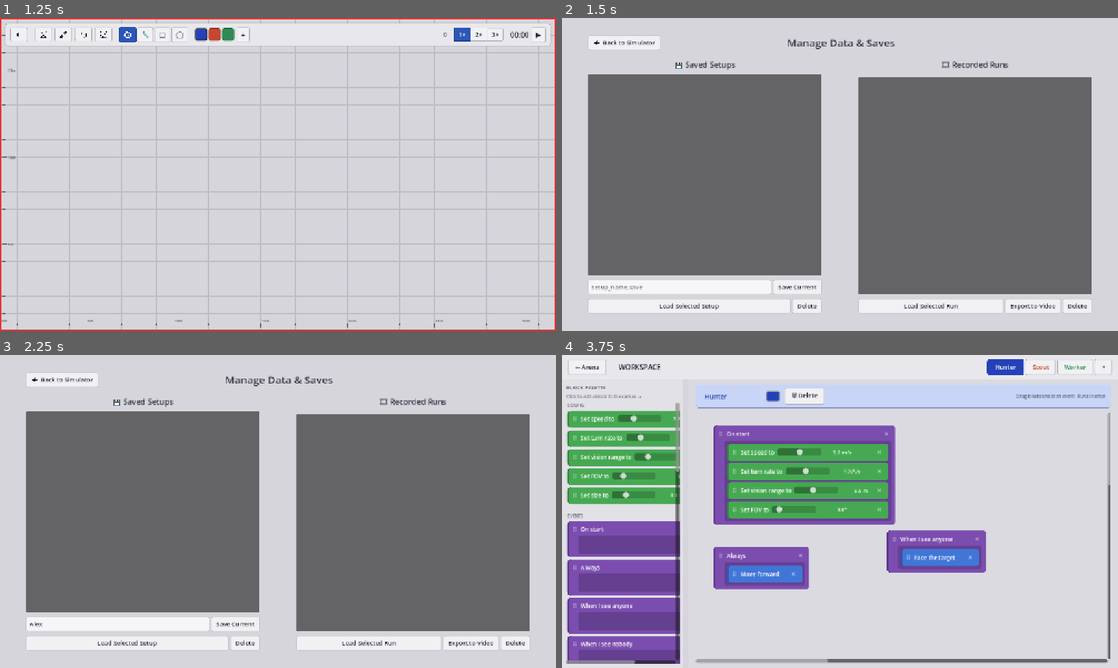
Above: before the commit, frames 1-4 (two rows, left to right).
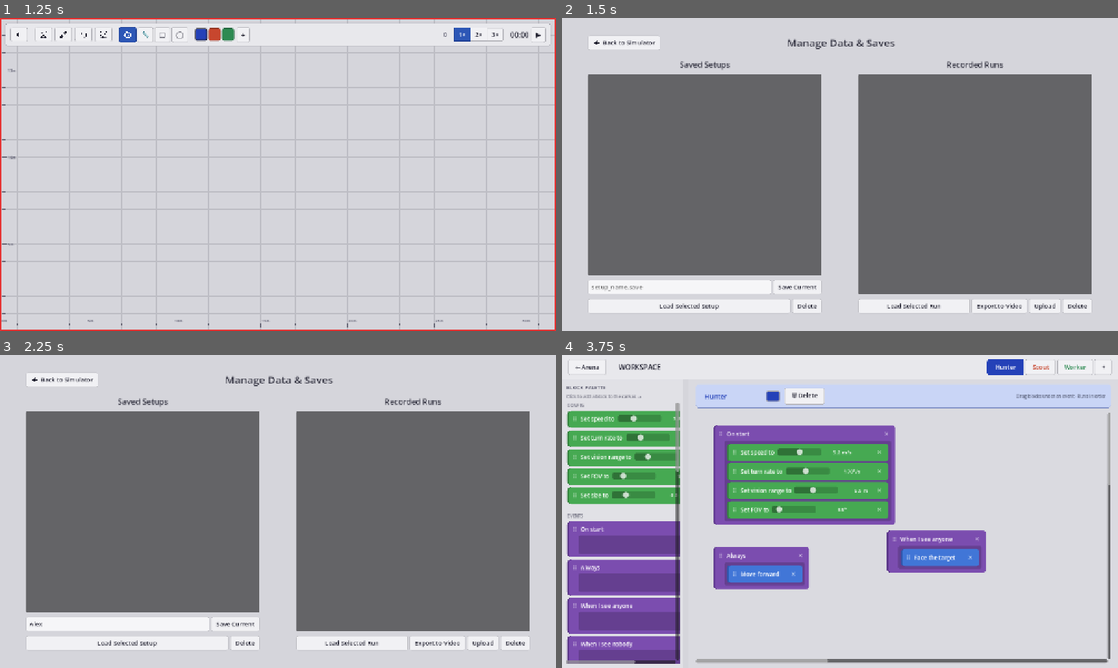
Above: after the commit, the same moments.

Repository: GMU-ASRC/astro-swarm
Game: Godot game, scene res://levels/HomeScene.tscn
The game is run twice, just before and just after one commit, with the same random seed, the same clock (stepped at 60 frames per second) and the same inputs.
Inputs (mouse positions are in pixels of both pictures, inside the frame that each line leads up to):
- Up to frame 1 (1.25 s): click "Simulator" at 0.5 s
- Up to frame 2 (1.5 s): click (606, 33) at 1.25 s
- Up to frame 3 (2.25 s): click (116, 624) at 2.02 s; type "Alex" at 2.1 s
- Up to frame 4 (3.75 s): click "Back to Simulator" at 2.75 s; click (623, 370) at 3.5 s

Frame 1 is identical in both runs. In frame 2, 1.0% of the frame differs, in the area x 20-96%, y 13-95%; in frame 3, 1.0%; in frame 4, nothing differs.

Commit message:
Added run upload, version check, and obstacle removal

Diff:
--- /dev/null
+++ b/autoloads/RunUploader.gd
@@ -0,0 +1,61 @@
+extends Node
+
+signal upload_finished(success: bool, message: String)
+
+const URL := "https://astroswarm.autonomousrobotics.club/api/runs"
+const API_KEY := "damage-option-ozone"
+
+func _emit_deferred(success: bool, message: String):
+	upload_finished.emit.call_deferred(success, message)
+
+func upload(run_path: String, video_path: String, setup: Dictionary):
+	var run_bytes := FileAccess.get_file_as_bytes(run_path)
+	if run_bytes.is_empty():
+		_emit_deferred(false, "Run file missing")
+		return
+	var config_bytes := _make_config_bytes(setup)
+	var video_bytes := FileAccess.get_file_as_bytes(video_path)
+	var boundary := "AstroSwarmBoundary%d" % Time.get_ticks_msec()
+
+	var body := PackedByteArray()
+	body.append_array(_file_part(boundary, "run", run_path.get_file(), "application/octet-stream", run_bytes))
+	body.append_array(_file_part(boundary, "config", "run.cfg", "text/plain", config_bytes))
+	if not video_bytes.is_empty():
+		body.append_array(_file_part(boundary, "video", video_path.get_file(), "video/mp4", video_bytes))
+	body.append_array(("--%s--\r\n" % boundary).to_utf8_buffer())
+
+	var req := HTTPRequest.new()
+	req.timeout = 60.0
+	add_child(req)
+	req.request_completed.connect(func(_result, code, _headers, _response):
+		req.queue_free()
+		upload_finished.emit(code >= 200 and code < 300, "HTTP %d" % code)
+	)
+	var headers := [
+		"X-API-Key: " + API_KEY,
+		"Content-Type: multipart/form-data; boundary=" + boundary,
+	]
+	if req.request_raw(URL, headers, HTTPClient.METHOD_POST, body) != OK:
+		req.queue_free()
+		_emit_deferred(false, "Request failed to start")
+
+func _file_part(boundary: String, field: String, filename: String, mime: String, data: PackedByteArray) -> PackedByteArray:
+	var header := "--%s\r\nContent-Disposition: form-data; name=\"%s\"; filename=\"%s\"\r\nContent-Type: %s\r\n\r\n" % [boundary, field, filename, mime]
+	var part := header.to_utf8_buffer()
+	part.append_array(data)
+	part.append_array("\r\n".to_utf8_buffer())
+	return part
+
+func _make_config_bytes(setup: Dictionary) -> PackedByteArray:
+	var config := ConfigFile.new()
+	config.set_value("run", "created", Time.get_datetime_string_from_system())
+	config.set_value("run", "species", setup.get("robot_types", []).size())
+	config.set_value("run", "placements", setup.get("placements", []).size())
+	var settings: Dictionary = setup.get("settings", {})
+	for key in settings.keys():
+		config.set_value("settings", key, settings[key])
+	var tmp_path := "user://upload_temp.cfg"
+	config.save(tmp_path)
+	var bytes := FileAccess.get_file_as_bytes(tmp_path)
+	DirAccess.remove_absolute(tmp_path)
+	return bytes
--- a/levels/Arena.gd
+++ b/levels/Arena.gd
@@ -52,7 +52,10 @@
 	top_bar.request_clear.connect(_clear_arena)
 	top_bar.request_stop.connect(_stop_arena)
 	$RadialMenu.action_selected.connect(_on_radial_action)
-	$RadialMenu.menu_closed.connect(func(): _selected_robot = null)
+	$RadialMenu.menu_closed.connect(func():
+		_selected_robot = null
+		_selected_obstacle = -1
+	)
 	get_viewport().size_changed.connect(_on_viewport_resized)
 	SimulationManager.settings_changed.connect(_on_settings_changed)
 	SimulationManager.obstacles_changed.connect(_on_obstacles_changed)
@@ -75,8 +78,8 @@
 
 func _reconcile_controls():
 	var controller_mode: bool = SimulationManager.settings.get("controller_mode", false)
-	var multiplayer: bool = SimulationManager.settings.get("multiplayer", false)
-	var max_slots: int = (2 if multiplayer else 1) if controller_mode else 1
+	var is_multiplayer: bool = SimulationManager.settings.get("multiplayer", false)
+	var max_slots: int = (2 if is_multiplayer else 1) if controller_mode else 1
 	var to_release: Array = []
 	for r in _controlled_robots:
 		if controller_mode and r.controller_index < 0:
@@ -218,6 +221,7 @@
 	right.position = Vector2(s.x + t / 2.0, s.y / 2.0)
 
 var _selected_robot: Node2D = null
+var _selected_obstacle: int = -1
 var _controlled_robot: Node2D = null
 var _controlled_robots: Array = []
 
@@ -245,6 +249,10 @@
 	body.collision_layer = 1
 	body.collision_mask = 1
 	body.add_to_group("obstacles")
+	body.input_pickable = true
+	var ob_id: int = ob.get("id", -1)
+	body.set_meta("ob_id", ob_id)
+	body.input_event.connect(func(_viewport, event, _shape_idx): _on_obstacle_input(event, ob_id))
 	var shape_node := CollisionShape2D.new()
 	if ob.get("type", "") == "wall":
 		var sh := RectangleShape2D.new()
@@ -257,6 +265,16 @@
 	body.add_child(shape_node)
 	body.position = ob.get("position", Vector2.ZERO)
 	obstacles_root.add_child(body)
+
+func _on_obstacle_input(event: InputEvent, ob_id: int):
+	if event is InputEventMouseButton and event.button_index == MOUSE_BUTTON_RIGHT and event.pressed:
+		if SimulationManager.has_started and not get_tree().paused:
+			return
+		_selected_robot = null
+		_selected_obstacle = ob_id
+		var actions: Array = [{"id": "remove_obstacle", "label": "Remove", "color": Color(0.8, 0.25, 0.25, 1.0)}]
+		$RadialMenu.open(get_viewport().get_mouse_position(), actions, "Obstacle")
+		get_viewport().set_input_as_handled()
 
 func _unhandled_input(event):
 	if event.is_action_pressed("release_control") and _controlled_robot != null:
@@ -410,8 +428,8 @@
 		else:
 			var take_label: String = "Take Over"
 			var controller_mode: bool = SimulationManager.settings.get("controller_mode", false)
-			var multiplayer: bool = SimulationManager.settings.get("multiplayer", false)
-			var max_slots: int = (2 if multiplayer else 1) if controller_mode else 1
+			var is_multiplayer: bool = SimulationManager.settings.get("multiplayer", false)
+			var max_slots: int = (2 if is_multiplayer else 1) if controller_mode else 1
 			if controller_mode and _controlled_robots.size() < max_slots:
 				var preview_slot: int = _next_free_controller_slot(max_slots)
 				if preview_slot >= 0:
@@ -439,6 +457,11 @@
 	return "%s\n(%.1fm, %.1fm)" % [robot.robot_name, meters.x, meters.y]
 
 func _on_radial_action(action_id: String):
+	if action_id == "remove_obstacle":
+		if _selected_obstacle >= 0:
+			SimulationManager.remove_obstacle(_selected_obstacle)
+			_selected_obstacle = -1
+		return
 	if _selected_robot == null:
 		return
 	match action_id:
@@ -466,8 +489,8 @@
 	if _controlled_robots.has(robot):
 		return
 	var controller_mode: bool = SimulationManager.settings.get("controller_mode", false)
-	var multiplayer: bool = SimulationManager.settings.get("multiplayer", false)
-	var max_slots: int = (2 if multiplayer else 1) if controller_mode else 1
+	var is_multiplayer: bool = SimulationManager.settings.get("multiplayer", false)
+	var max_slots: int = (2 if is_multiplayer else 1) if controller_mode else 1
 
 	if not controller_mode:
 		_release_all_controlled()
@@ -639,7 +662,19 @@
 	if exit_code == 0:
 		for fname in DirAccess.get_files_at(_EXPORT_FRAMES_DIR):
 			DirAccess.remove_absolute(_EXPORT_FRAMES_DIR + "/" + fname)
-		overlay.show_success(out_path)
+		if SimulationManager.pending_upload:
+			overlay.set_status("Uploading to website…")
+			await get_tree().process_frame
+			RunUploader.upload(SimulationManager.pending_upload_run, out_path, SimulationManager.get_setup_data())
+			var result = await RunUploader.upload_finished
+			SimulationManager.pending_upload = false
+			SimulationManager.pending_upload_run = ""
+			if result[0]:
+				overlay.show_success(out_path)
+			else:
+				overlay.show_error("Upload failed (%s). Video saved at:" % result[1], out_path)
+		else:
+			overlay.show_success(out_path)
 	else:
 		var pngs_path := ProjectSettings.globalize_path(_EXPORT_FRAMES_DIR)
 		var msg := "ffmpeg was not found or failed (exit %d). Install ffmpeg, or use the captured PNG frames left at:" % exit_code
@@ -653,6 +688,8 @@
 	SimulationManager.is_replaying = false
 	SimulationManager.replay_time = 0.0
 	SimulationManager.current_replay = []
+	SimulationManager.pending_upload = false
+	SimulationManager.pending_upload_run = ""
 	get_tree().change_scene_to_file("res://levels/SaveManagerScene.tscn")
 
 func _resolve_ffmpeg() -> String:
--- a/levels/HomeScene.gd
+++ b/levels/HomeScene.gd
@@ -1,6 +1,8 @@
 extends Control
 
 const VERSION := "v0.0.3-alpha"
+const VERSION_URL := "https://astroswarm.autonomousrobotics.club/api/version"
+const API_KEY := "damage-option-ozone"
 
 func _ready():
 	get_tree().paused = false
@@ -9,6 +11,46 @@
 	$VBox/ButtonBox/SettingsButton.pressed.connect(_on_settings)
 	$VBox/ButtonBox/QuitButton.pressed.connect(_on_quit)
 	$VersionLabel.text = VERSION
+	_check_for_update()
+
+func _check_for_update():
+	var req := HTTPRequest.new()
+	req.timeout = 8.0
+	add_child(req)
+	req.request_completed.connect(_on_version_response.bind(req))
+	if req.request(VERSION_URL, ["X-API-Key: " + API_KEY], HTTPClient.METHOD_GET) != OK:
+		req.queue_free()
+
+func _on_version_response(_result, code, _headers, body, req):
+	req.queue_free()
+	if code != 200:
+		return
+	var data = JSON.parse_string(body.get_string_from_utf8())
+	if typeof(data) != TYPE_DICTIONARY:
+		return
+	var latest: String = str(data.get("tag_name", data.get("version", "")))
+	if latest != "" and _is_newer(latest, VERSION):
+		$UpdateBadge.text = "Update available: %s" % latest
+		$UpdateBadge.visible = true
+
+func _is_newer(latest: String, current: String) -> bool:
+	var a := _parse_version(latest)
+	var b := _parse_version(current)
+	for i in 3:
+		if a[i] != b[i]:
+			return a[i] > b[i]
+	return false
+
+func _parse_version(version: String) -> Array:
+	var s := version.strip_edges().to_lower()
+	if s.begins_with("v"):
+		s = s.substr(1)
+	s = s.split("-")[0]
+	var parts := s.split(".")
+	var nums := [0, 0, 0]
+	for i in mini(3, parts.size()):
+		nums[i] = int(parts[i])
+	return nums
 
 func _on_play():
 	get_tree().change_scene_to_file("res://levels/PlayerBaseScene.tscn")
--- a/levels/HomeScene.tscn
+++ b/levels/HomeScene.tscn
@@ -88,6 +88,20 @@
 theme_override_colors/font_color = Color(0.62, 0.64, 0.72, 1)
 text = "v0.0.3-alpha"
 
+[node name="UpdateBadge" type="Label" parent="."]
+visible = false
+layout_mode = 1
+anchors_preset = 2
+anchor_top = 1.0
+anchor_bottom = 1.0
+offset_left = 120.0
+offset_top = -36.0
+offset_right = 460.0
+offset_bottom = -16.0
+grow_vertical = 0
+theme_override_colors/font_color = Color(0.32, 0.78, 0.45, 1)
+text = "Update available"
+
 [node name="Author" type="Label" parent="." unique_id=1646247741]
 layout_mode = 1
 anchors_preset = -1
--- a/levels/SaveManagerScene.gd
+++ b/levels/SaveManagerScene.gd
@@ -17,6 +17,7 @@
 
 	$VBox/Content/VBox2/HBox/LoadRunBtn.pressed.connect(_on_load_run)
 	$VBox/Content/VBox2/HBox/ExportVideoBtn.pressed.connect(_on_export_video)
+	$VBox/Content/VBox2/HBox/UploadRunBtn.pressed.connect(_on_upload_run)
 	$VBox/Content/VBox2/HBox/DeleteRunBtn.pressed.connect(_on_delete_run)
 
 func _refresh_lists():
@@ -75,6 +76,18 @@
 		if SimulationManager.export_run("user://runs/" + fn):
 			get_tree().change_scene_to_file("res://levels/Arena.tscn")
 
+func _on_upload_run():
+	var selected = run_list.get_selected_items()
+	if selected.size() > 0:
+		var fn = run_list.get_item_text(selected[0])
+		var path: String = "user://runs/" + fn
+		SimulationManager.pending_upload = true
+		SimulationManager.pending_upload_run = path
+		if SimulationManager.export_run(path):
+			get_tree().change_scene_to_file("res://levels/Arena.tscn")
+		else:
+			SimulationManager.pending_upload = false
+
 func _on_delete_run():
 	var selected = run_list.get_selected_items()
 	if selected.size() > 0:
--- a/levels/SaveManagerScene.tscn
+++ b/levels/SaveManagerScene.tscn
@@ -73,7 +73,7 @@
 [node name="Label" type="Label" parent="VBox/Content/VBox"]
 layout_mode = 2
 theme_override_font_sizes/font_size = 18
-text = "💾 Saved Setups"
+text = "Saved Setups"
 horizontal_alignment = 1
 
 [node name="SaveList" type="ItemList" parent="VBox/Content/VBox"]
@@ -119,7 +119,7 @@
 [node name="Label" type="Label" parent="VBox/Content/VBox2"]
 layout_mode = 2
 theme_override_font_sizes/font_size = 18
-text = "🎞 Recorded Runs"
+text = "Recorded Runs"
 horizontal_alignment = 1
 
 [node name="RunList" type="ItemList" parent="VBox/Content/VBox2"]
@@ -140,6 +140,11 @@
 focus_mode = 0
 text = "Export to Video"
 
+[node name="UploadRunBtn" type="Button" parent="VBox/Content/VBox2/HBox"]
+layout_mode = 2
+focus_mode = 0
+text = "Upload"
+
 [node name="DeleteRunBtn" type="Button" parent="VBox/Content/VBox2/HBox"]
 layout_mode = 2
 focus_mode = 0
--- a/project.godot
+++ b/project.godot
@@ -26,6 +26,7 @@
 PlayerSettings="*res://autoloads/PlayerSettings.gd"
 PlayerData="*res://autoloads/PlayerData.gd"
 Leaderboard="*res://autoloads/Leaderboard.gd"
+RunUploader="*res://autoloads/RunUploader.gd"
 
 [display]
 
Not shown, added: autoloads/RunUploader.gd.uid
